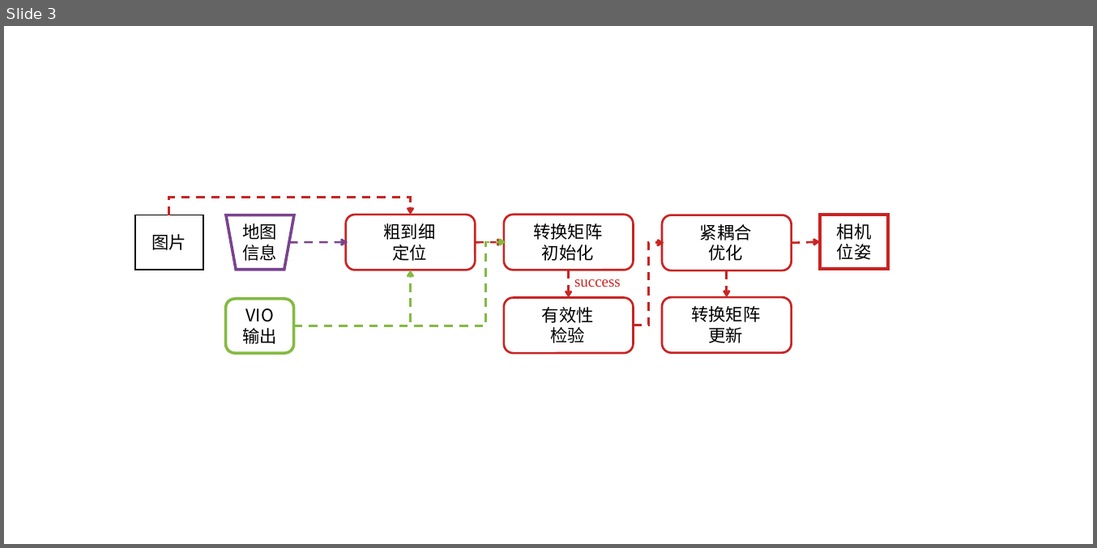
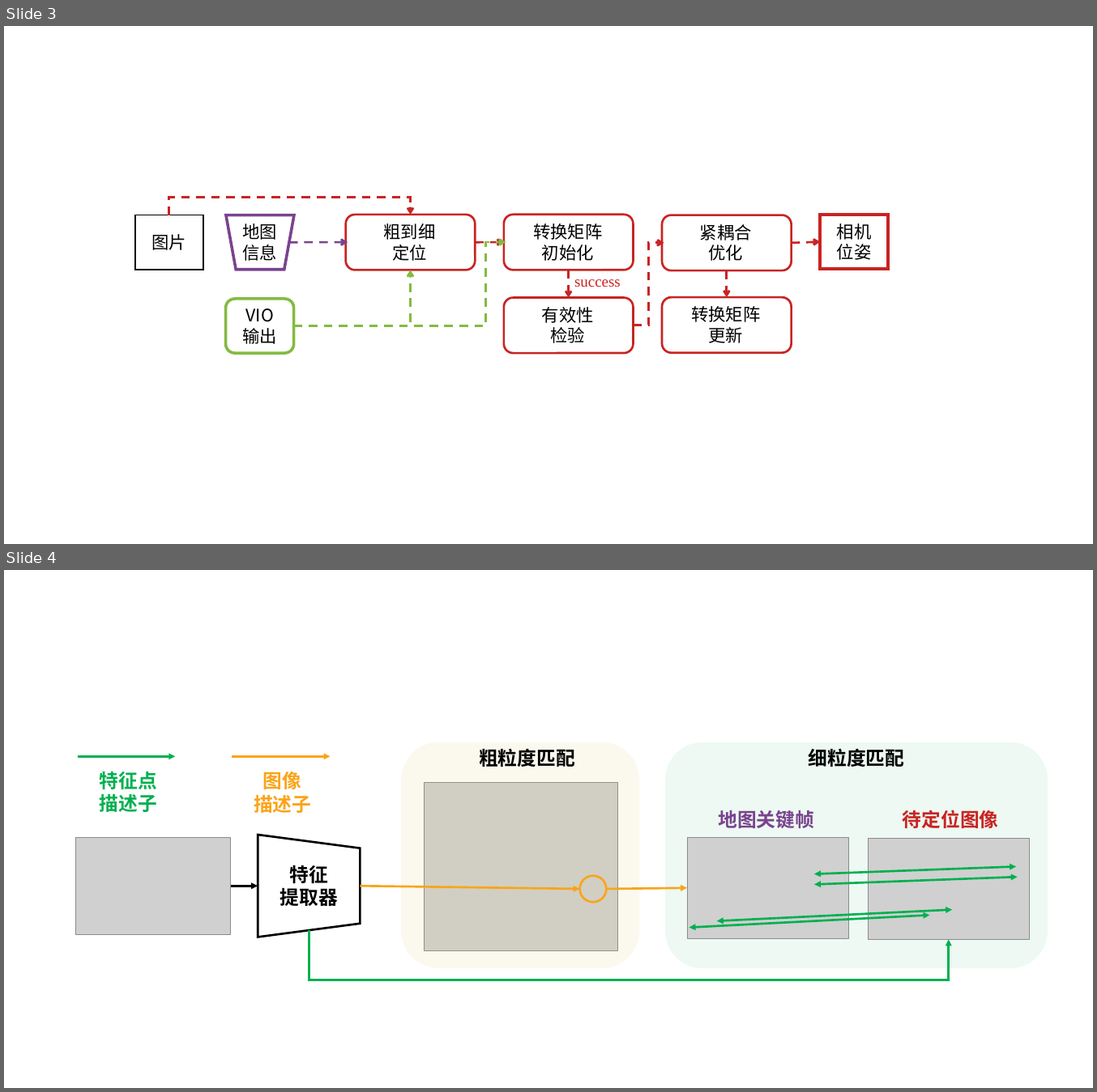
Before and after one commit to linsongxue/SetsuThuTuthesis, a slide deck: figures/框图集.pptx. Shown one above the other, each under a label of ours: slide 3 before the commit, slides 3 and 4 after it. The pictures are 1097x548 and 1097x1092 pixels, drawn with LibreOffice and Linux fonts; fonts in the diff are those of the drawing; grey boxes stand for pictures. Boxes give left, top, right and bottom in pixels: in the first picture for what was removed or moved away, otherwise in the second. Text is boxed around its words. In the diff, an @@ line names an element or a change of style, - is before the commit and + after.

```diff
--- a/figures/框图集.pptx
+++ b/figures/框图集.pptx
@@ slide 4 added at <box>4,570,1093,1088</box>, background #FFFFFF @@
@@ arrow added from (78, 756) to (176, 756), #00B050 2.25 pt @@
@@ arrow added from (232, 756) to (330, 756), #FAA419 2.25 pt @@
@@ rounded rectangle added at <box>401,742,639,969</box>, fill #DCCB59 at 10% opacity @@
@@ text added at <box>479,749,575,767</box>, 20 pt, text #000000, bold @@
+粗粒度匹配
@@ rounded rectangle added at <box>665,742,1047,969</box>, fill #00B050 at 7% opacity @@
@@ text added at <box>808,748,905,767</box>, 20 pt, text #000000, bold @@
+细粒度匹配
@@ text added at <box>100,771,157,812</box>, 20 pt, text #00B050, bold @@
+特征点
+描述子
@@ text added at <box>253,768,311,813</box>, 20 pt, text #FAA419, bold @@
+图像
+描述子
@@ picture added at <box>424,783,618,952</box> @@
@@ text added at <box>718,811,814,828</box>, 20 pt, text #79438E, bold @@
+地图关键帧
@@ text added at <box>902,810,999,828</box>, 20 pt, text #C82423, bold @@
+待定位图像
@@ trapezoid added at <box>258,835,360,937</box>, outline #000000 2.25 pt @@
@@ picture added at <box>75,837,230,934</box> @@
@@ picture added at <box>687,837,848,939</box> @@
@@ picture added at <box>867,839,1029,940</box> @@
@@ text added at <box>280,866,338,909</box>, 20 pt, text #000000, bold @@
+特征
+提取器
@@ ellipse added at <box>580,876,606,902</box>, outline #FAA419 2.25 pt @@
@@ double arrow added from (814, 874) to (1016, 866), #00B050 2.25 pt @@
@@ double arrow added from (814, 884) to (1017, 877), #00B050 2.25 pt @@
@@ arrow added from (230, 886) to (258, 886), #000000 2.25 pt @@
@@ arrow added from (360, 886) to (580, 889), #FAA419 2.25 pt @@
@@ arrow added from (606, 889) to (687, 888), #FAA419 2.25 pt @@
@@ elbow arrow added from (309, 930) to (948, 940), #00B050 2.25 pt @@
@@ double arrow added from (689, 928) to (930, 916), #00B050 2.25 pt @@
@@ double arrow added from (717, 921) to (952, 910), #00B050 2.25 pt @@
```
Also in this commit, not shown: 1 other slide added, 2 slides removed, 8 other files.
